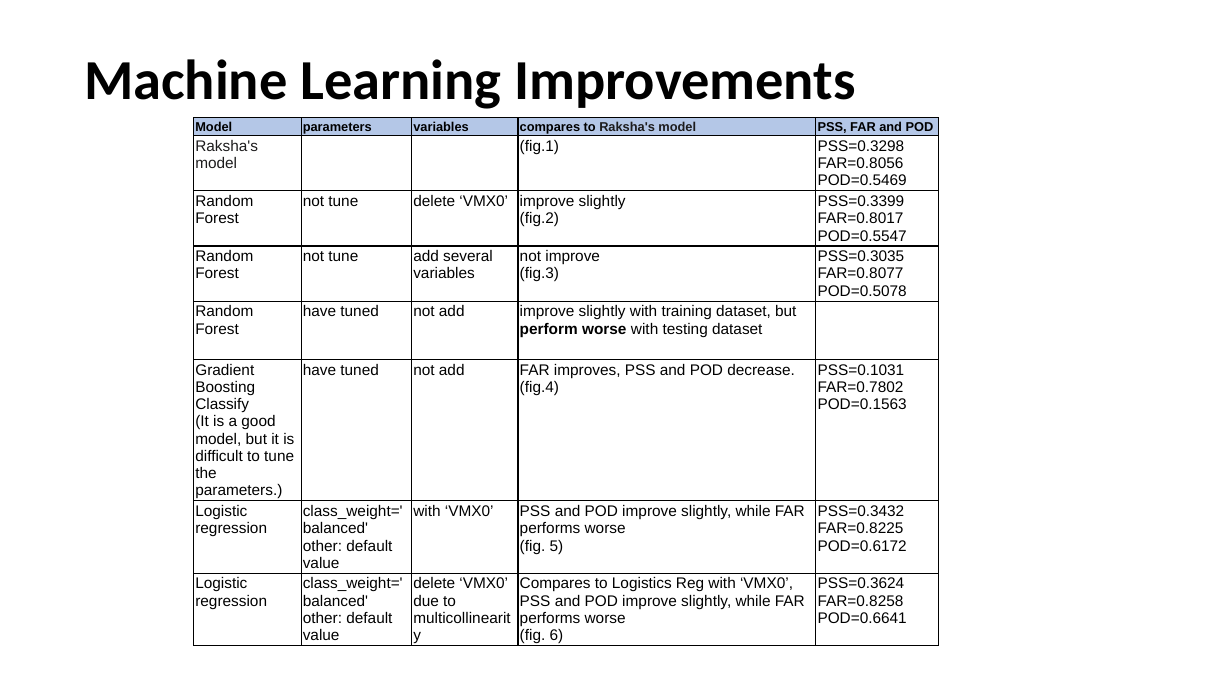
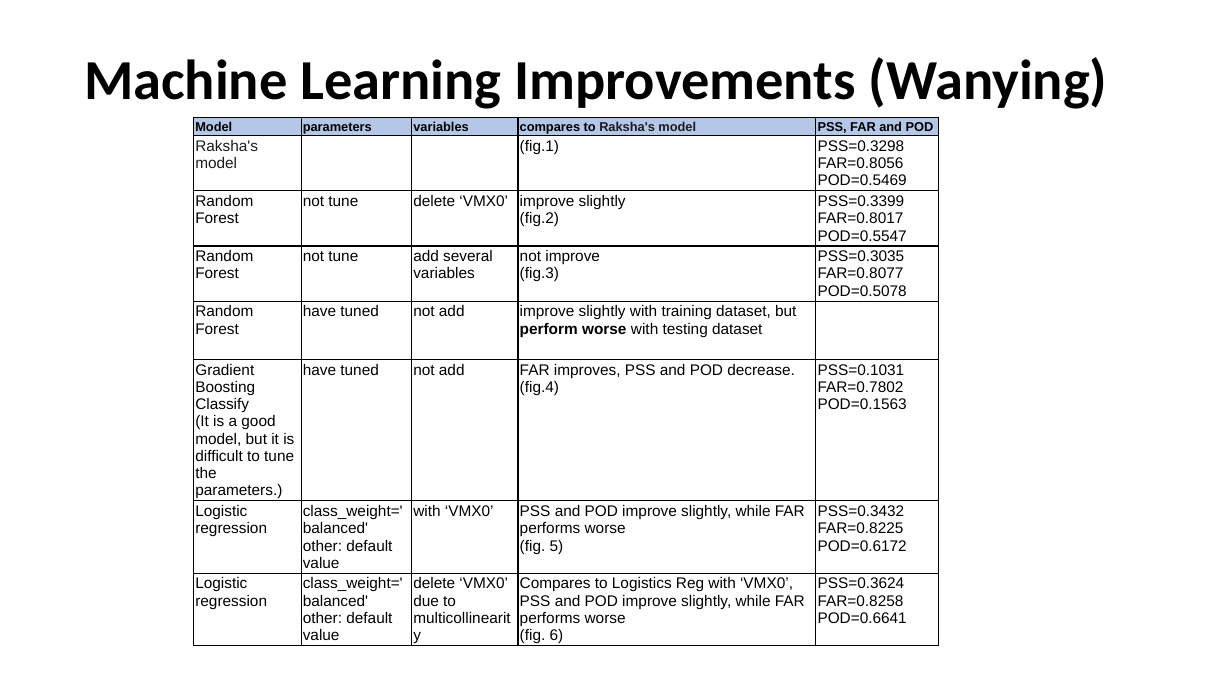
Before and after one commit to akshaym2497/RMDS_Hurricane_Forecasting, a slide deck: slide 14 of presentation material/week3_hurricane.pptx (slide 9 before the commit). Drawn at 1232x693 pixels with LibreOffice and Linux fonts; fonts in the diff are those of the drawing. Boxes give left, top, right and bottom in pixels: in the first picture for what was removed or moved away, otherwise in the second. Text is boxed around its words. In the diff, an @@ line names an element or a change of style, - is before the commit and + after.

```diff
--- a/presentation material/week3_hurricane.pptx
+++ b/presentation material/week3_hurricane.pptx
@@ title at [84,57,1108,109]: text changed @@
-Machine Learning Improvements
+Machine Learning Improvements (Wanying)
```
Also in this commit, not shown: 3 other slides changed, 5 slides added.
